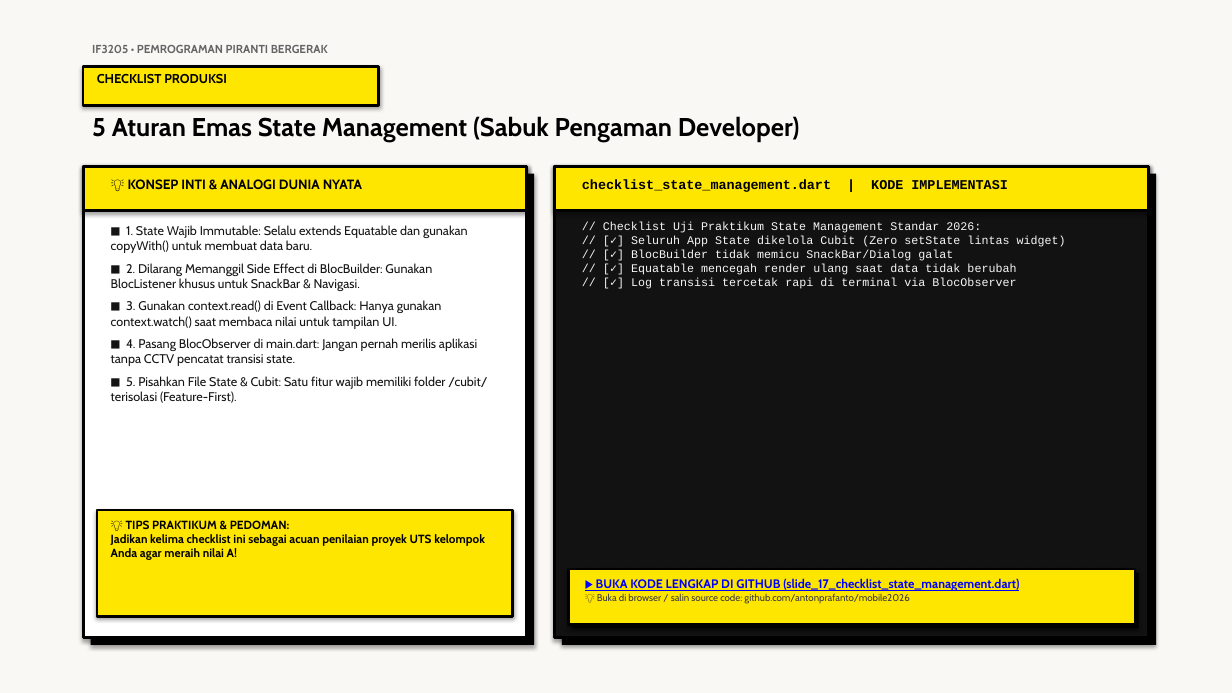
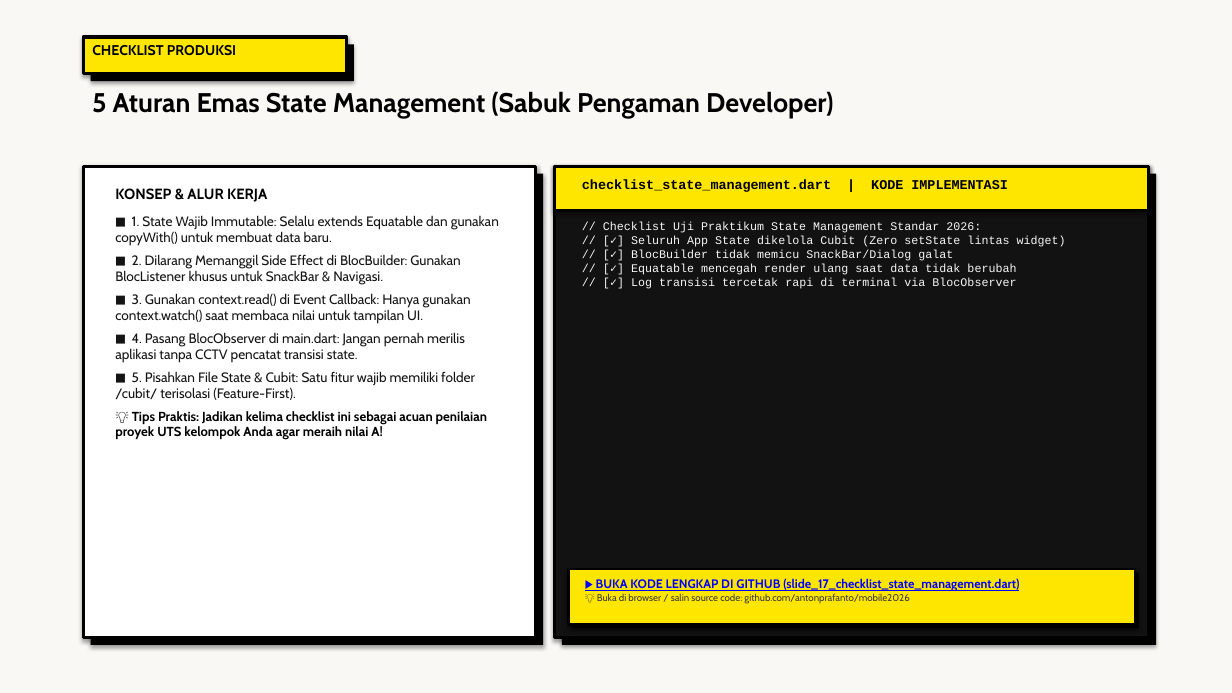
Before and after one commit to antonprafanto/mobile2026, a slide deck: slide 17 of 03_slide_presentasi/PERTEMUAN_06_State_Management_Cubit_dan_BLoC.pptx. Drawn at 1232x693 pixels with LibreOffice and Linux fonts; fonts in the diff are those of the drawing. Boxes give left, top, right and bottom in pixels: in the first picture for what was removed or moved away, otherwise in the second. Text is boxed around its words. In the diff, an @@ line names an element or a change of style, - is before the commit and + after.

Commit message:
style(presentation): standardisasi tipografi dan ukuran font seluruh slide P1-P3 dan P5-P7 sesuai standar emas PPT 4

```diff
--- a/03_slide_presentasi/PERTEMUAN_06_State_Management_Cubit_dan_BLoC.pptx
+++ b/03_slide_presentasi/PERTEMUAN_06_State_Management_Cubit_dan_BLoC.pptx
@@ text "CHECKLIST PRODUKSI": place and size @@
-text "CHECKLIST PRODUKSI" at (97,74,227,83)
+text "CHECKLIST PRODUKSI" at (92,45,236,56)
@@ text "CHECKLIST PRODUKSI" at (92,45,236,56): size 10 to 11 pt @@
@@ rectangle added at (83,37,347,74), fill #FFE600, outline #000000 2.5 pt @@
@@ rectangle: place and size @@
-rectangle at (83,67,379,105)
+rectangle at (91,44,354,81)
@@ rectangle at (91,44,354,81): fill #FFE600 to #000000; outline #000000 2 pt to none @@
@@ text removed at (92,45,328,53) @@
-IF3205 • PEMROGRAMAN PIRANTI BERGERAK
@@ text "5 Aturan Emas State Management ...": place and size @@
-text "5 Aturan Emas State Management ..." at (92,116,800,142)
+text "5 Aturan Emas State Management ..." at (92,91,833,119)
@@ text "5 Aturan Emas State Management ..." at (92,91,833,119): size 20 to 21 pt @@
@@ rectangle: place and size @@
-rectangle at (83,166,527,638)
+rectangle at (83,166,536,638)
@@ rectangle removed at (83,166,527,211) @@
@@ rectangle: place and size @@
-rectangle at (91,174,534,645)
+rectangle at (91,174,543,645)
@@ text removed at (128,179,362,189) @@
-💡 KONSEP INTI & ANALOGI DUNIA NYATA
@@ text "KONSEP & ALUR KERJA": place and size @@
-text "KONSEP & ALUR KERJA" at (111,225,487,403)
+text "KONSEP & ALUR KERJA" at (115,188,499,440)
@@ text at (115,188,267,202): paragraph added @@
+KONSEP & ALUR KERJA
@@ text at (115,215,499,400): size 9.8 to 10.6 pt in "■ 1. State Wajib Immutable: Selalu extends ...", "■ 2. Dilarang Memanggil Side Effect di ...", "■ 3. Gunakan context.read() di Event Callback: ...", "■ 4. Pasang BlocObserver di main.dart: Jangan ..." and 1 more places; less space between paragraphs @@
@@ text at (115,411,487,440): paragraph added @@
+💡 Tips Praktis: Jadikan kelima checklist ini sebagai acuan penilaian proyek UTS kelompok Anda agar meraih nilai A!
@@ rectangle removed at (97,510,513,616) @@
@@ text removed at (111,520,485,560) @@
-💡 TIPS PRAKTIKUM & PEDOMAN:
-Jadikan kelima checklist ini sebagai acuan penilaian proyek UTS kelompok Anda agar meraih nilai A!
```
Also in this commit, not shown: 17 other slides changed, 11 other files.
